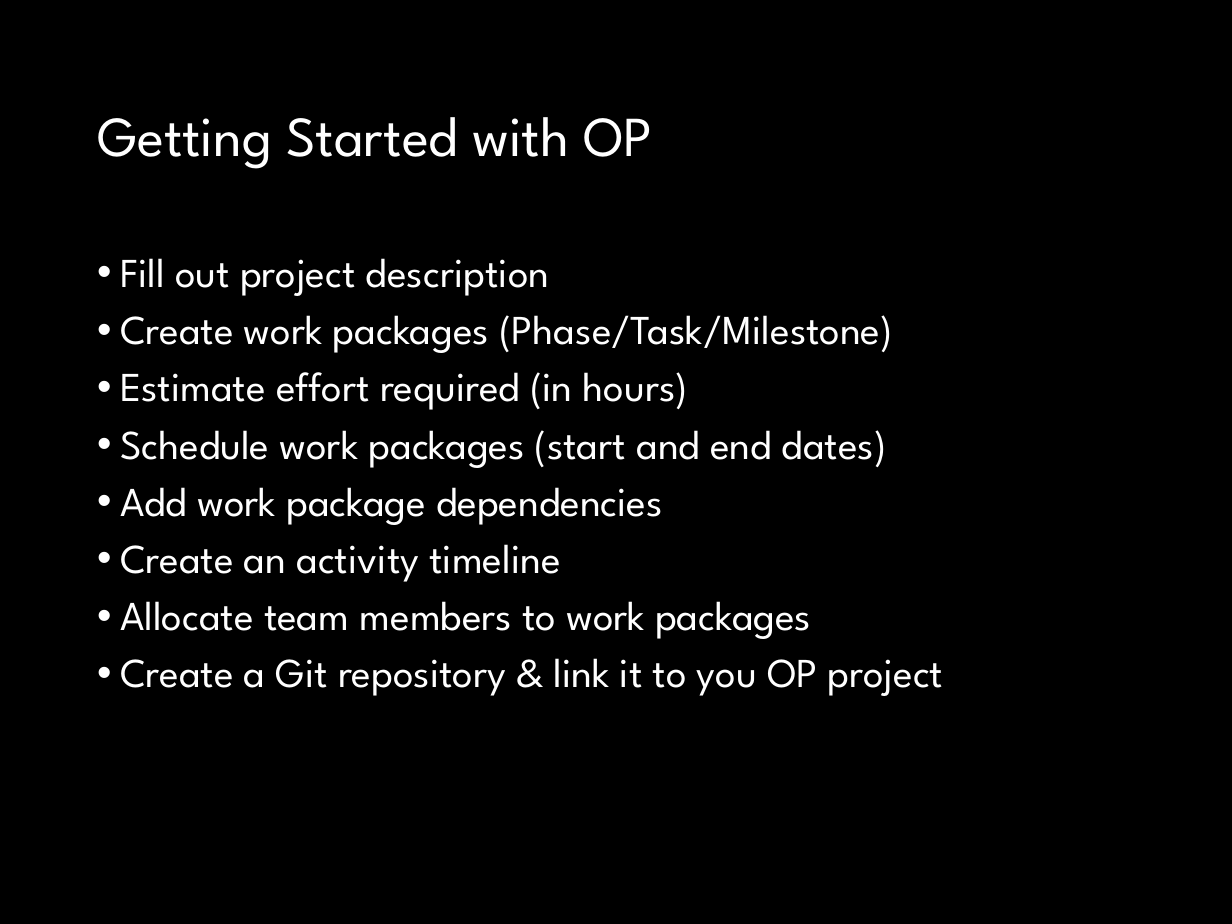
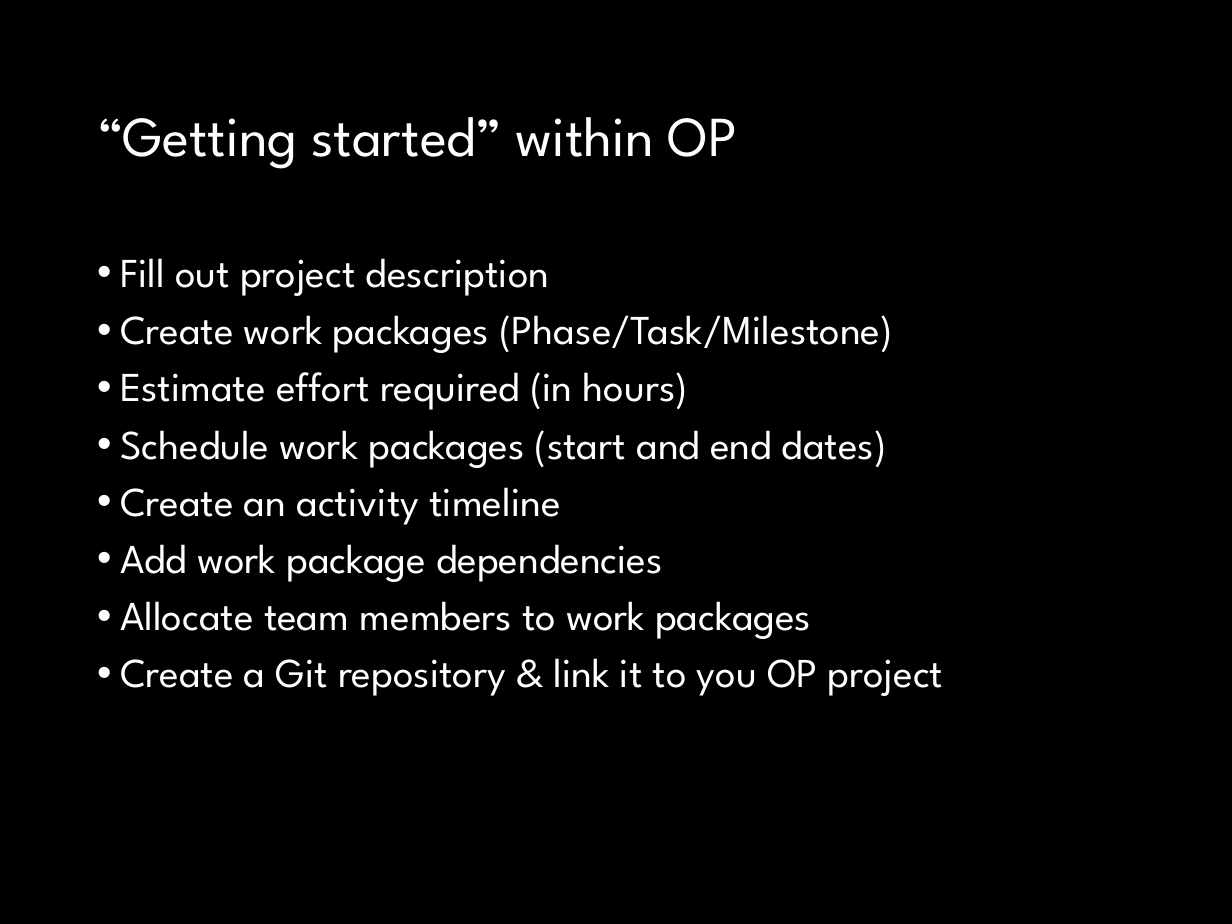
Before and after one commit to fossabot/SPE2018, a slide deck: slide 5 of Lecture Slides/02 Open Project.pptx. Drawn at 1232x924 pixels with LibreOffice and Linux fonts; fonts in the diff are those of the drawing. Boxes give left, top, right and bottom in pixels: in the first picture for what was removed or moved away, otherwise in the second. Text is boxed around its words. In the diff, an @@ line names an element or a change of style, - is before the commit and + after.

```diff
--- a/Lecture Slides/02 Open Project.pptx
+++ b/Lecture Slides/02 Open Project.pptx
@@ title at <box>97,117,738,169</box>: text changed @@
-Getting Started with OP
+“Getting started” within OP
@@ text at <box>120,487,560,525</box>: paragraph added @@
+• Create an activity timeline
@@ text at <box>120,544,560,582</box>: paragraph removed @@
-• Create an activity timeline
```
Also in this commit, not shown: 9 other slides changed, 3 slides added, 1 slide removed.
